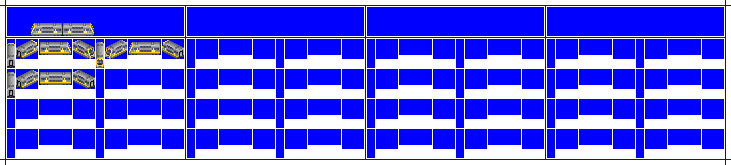
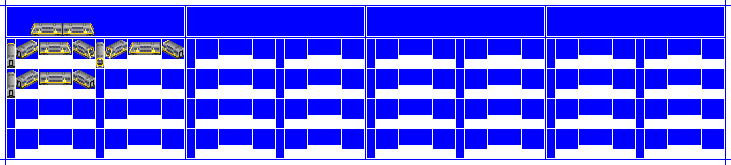
Comparing the layer stacks of the two 731px x 165px images. Changes:
hid "Lights" over [90, 49, 110, 67]
painted on "Liv0" over [23, 23, 177, 88]